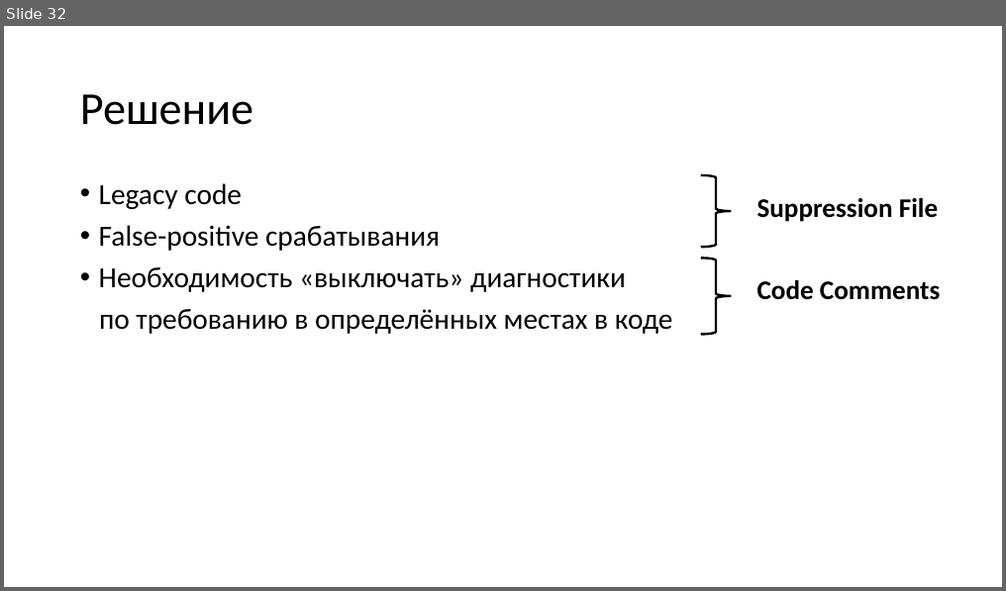
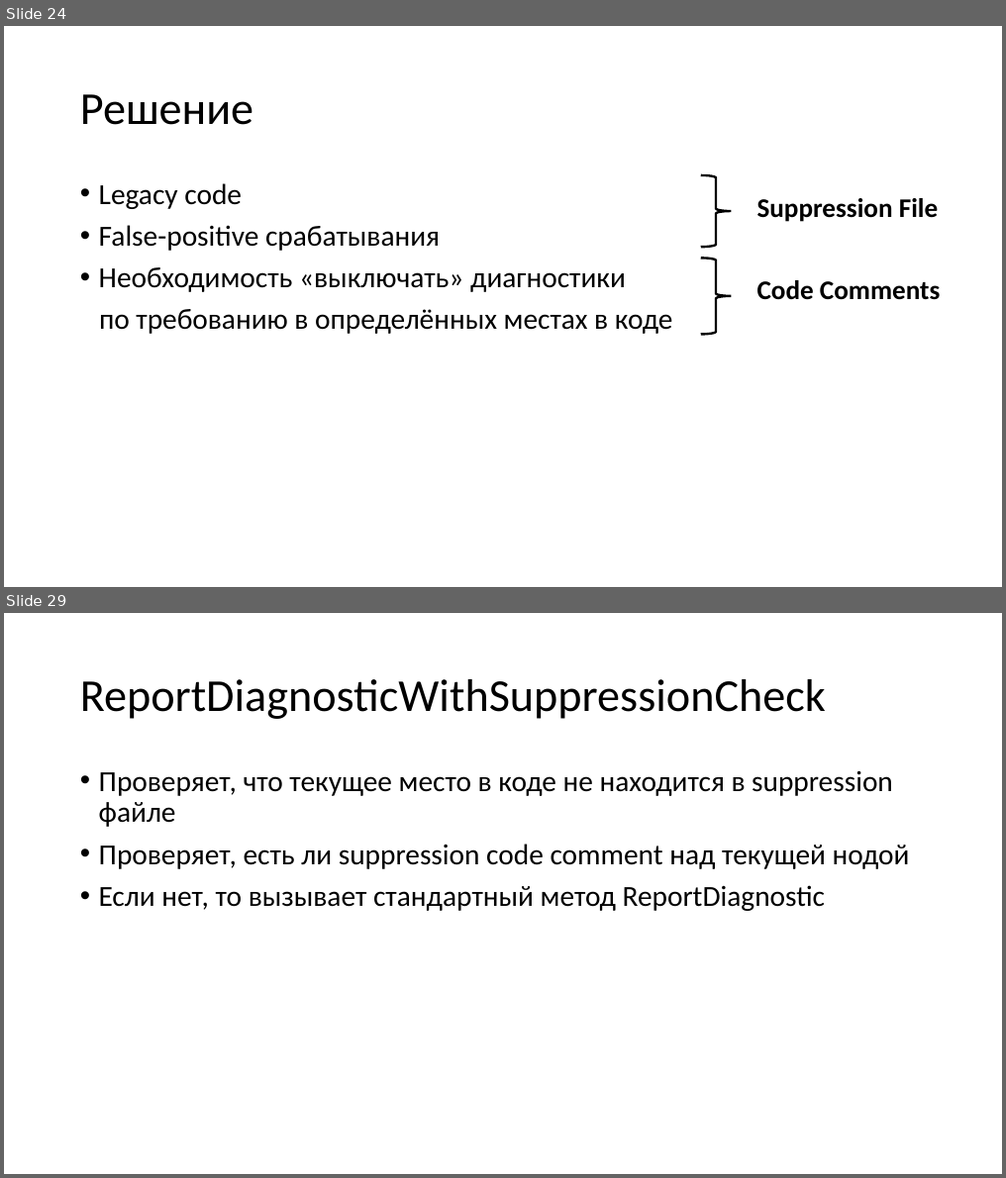
Before and after one commit to dropsonic/dotNext2019_slides, a slide deck: Roslyn - mastering static code analysis.pptx. Shown one above the other, each under a label of ours: slide 32 before the commit, slides 24 and 29 after it; the slides between them are not shown. The pictures are 1006x591 and 1006x1178 pixels, drawn with LibreOffice and Linux fonts; fonts in the diff are those of the drawing. Boxes give left, top, right and bottom in pixels: in the first picture for what was removed or moved away, otherwise in the second. Text is boxed around its words. In the diff, an @@ line names an element or a change of style, - is before the commit and + after.

```diff
--- a/Roslyn - mastering static code analysis.pptx
+++ b/Roslyn - mastering static code analysis.pptx
@@ slide 29 added at [4, 613, 1002, 1174], background #FFFFFF @@
@@ title added at [80, 679, 826, 719], 44 pt, text #000000 @@
+ReportDiagnosticWithSuppressionCheck
@@ text added at [99, 770, 910, 911], 28 pt, text #000000 @@
+• Проверяет, что текущее место в коде не находится в suppression файле
+• Проверяет, есть ли suppression code comment над текущей нодой
+• Если нет, то вызывает стандартный метод ReportDiagnostic
@@ what was slide 32 is now slide 24 @@
```
Also in this commit, not shown: 10 slides changed, 17 other slides added, 8 slides removed, 3 other files.
